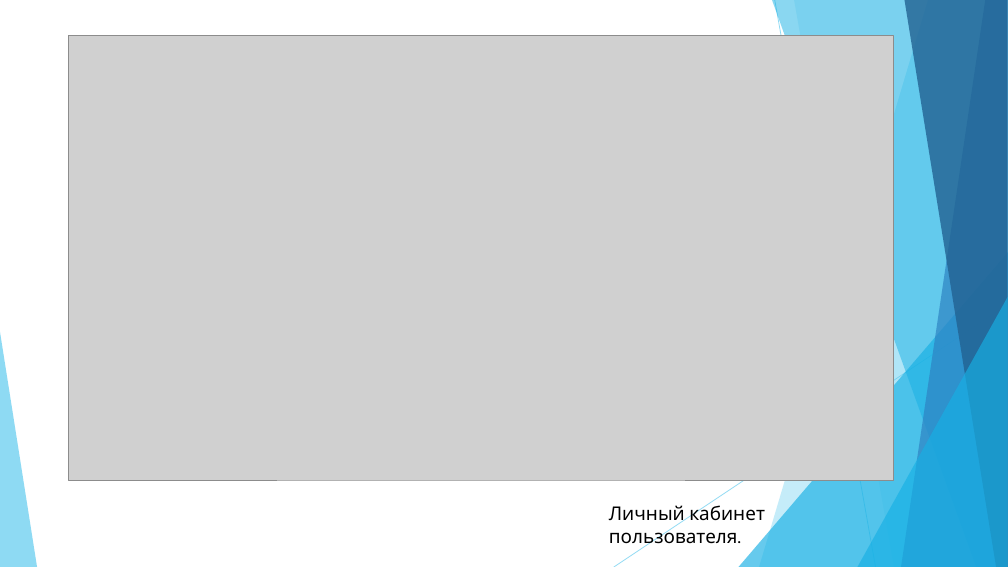
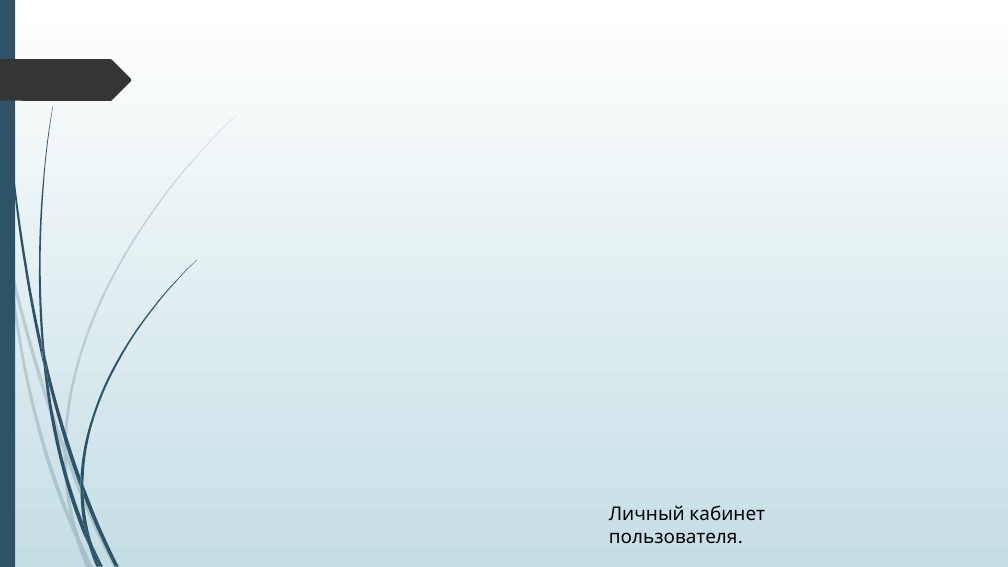
Before and after one commit to WildeG/ADOP, a slide deck: slide 12 of Павлов.pptx (slide 13 before the commit). Drawn at 1008x567 pixels with LibreOffice and Linux fonts; fonts in the diff are those of the drawing; grey boxes stand for pictures; background and template pictures are left out. Boxes give left, top, right and bottom in pixels: in the first picture for what was removed or moved away, otherwise in the second. Text is boxed around its words. In the diff, an @@ line names an element or a change of style, - is before the commit and + after.

```diff
--- a/Павлов.pptx
+++ b/Павлов.pptx
@@ background #FFFFFF to picture (left out) @@
@@ rectangle added at (x1=0, y1=0, x2=15, y2=567), fill #2E5369 @@
@@ freeform shape added at (x1=0, y1=59, x2=132, y2=101), fill #353535 @@
@@ picture removed at (x1=68, y1=36, x2=894, y2=480) @@
@@ group removed at (x1=0, y1=0, x2=1008, y2=567): 5 freeform shapes, 3 triangles, 2 lines @@
@@ text "Личный кабинет пользователя." at (x1=609, y1=505, x2=765, y2=543): font Karla to League Spartan @@
@@ group added at (x1=0, y1=116, x2=236, y2=567): 10 freeform shapes @@
@@ group added at (x1=2, y1=0, x2=197, y2=567): 12 freeform shapes @@
```
Also in this commit, not shown: 7 other slides changed, 6 slides added, 6 slides removed, 7 other files.
